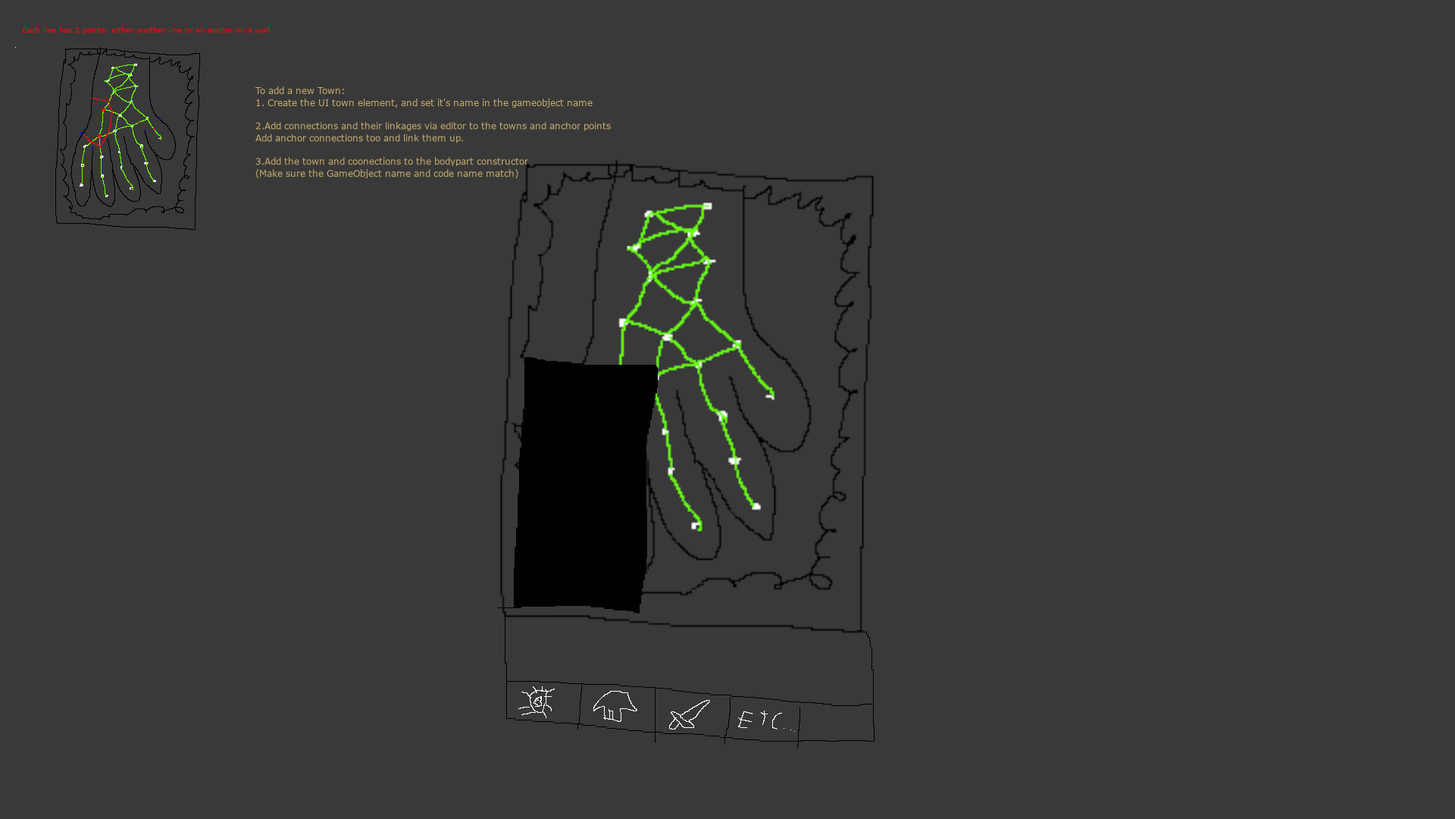
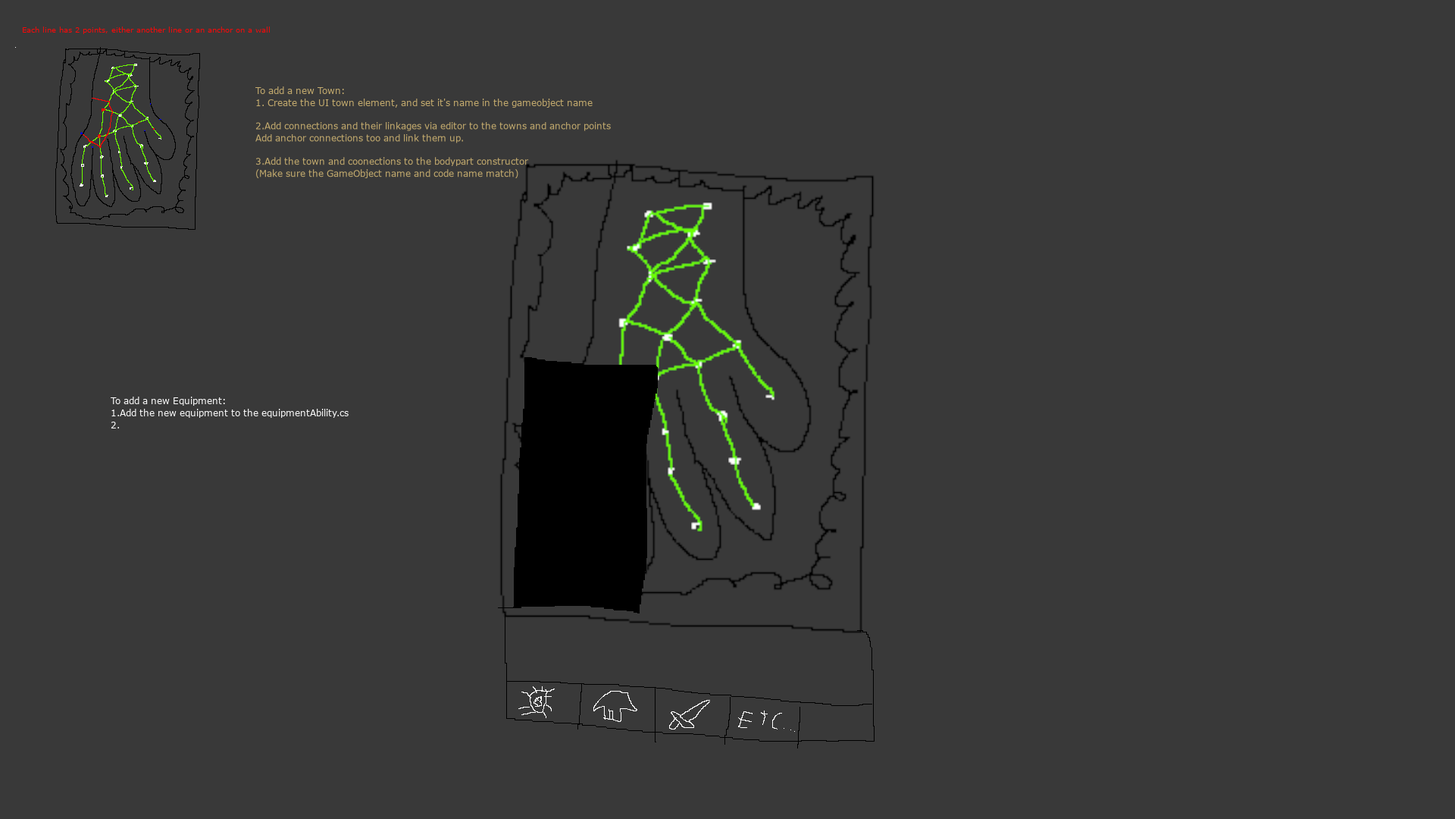
Layers edited between the first and the second 1455 x 819 image:
added layer "To add a new Equipment: ..." above "To add a new Town: ..." over (110, 396, 349, 429)
